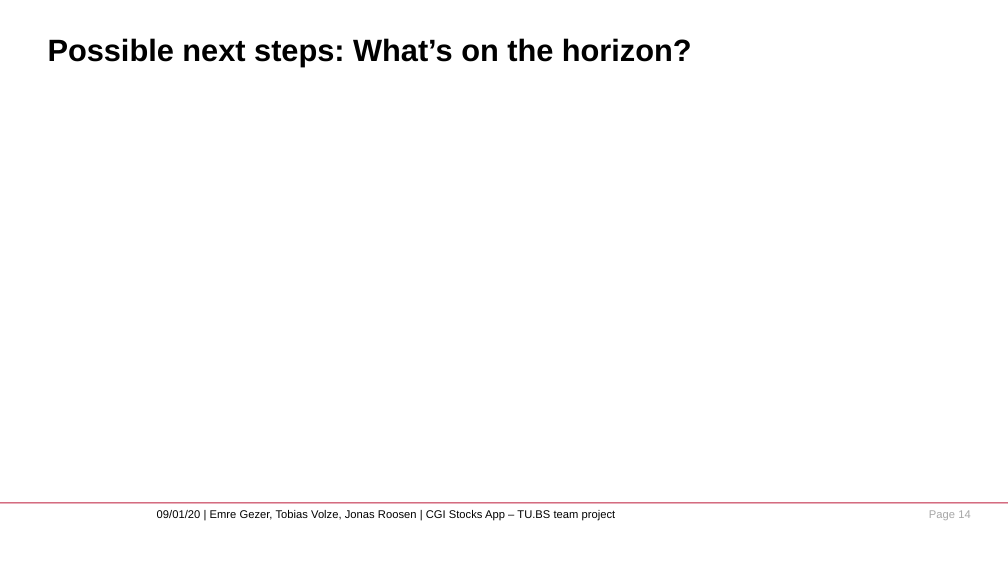
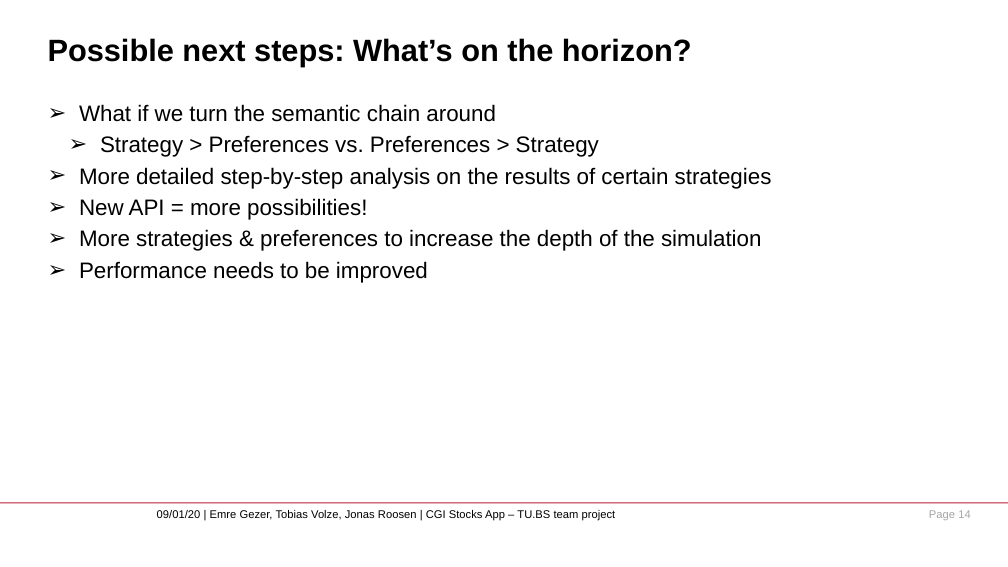
Before and after one commit to neoraven/Teamprojekt_SS20_CGI, a slide deck: slide 14 of presentation/TUBS_CGI_stocks_app_presentation.pptx. Drawn at 1008x567 pixels with LibreOffice and Linux fonts; fonts in the diff are those of the drawing; background and template pictures are left out. Boxes give left, top, right and bottom in pixels: in the first picture for what was removed or moved away, otherwise in the second. Text is boxed around its words. In the diff, an @@ line names an element or a change of style, - is before the commit and + after.

```diff
--- a/presentation/TUBS_CGI_stocks_app_presentation.pptx
+++ b/presentation/TUBS_CGI_stocks_app_presentation.pptx
@@ text added at [79,104,772,283], 16 pt, text #000000 @@
+➢ What if we turn the semantic chain around
+  ➢ Strategy > Preferences vs. Preferences > Strategy
+➢ More detailed step-by-step analysis on the results of certain strategies
+➢ New API = more possibilities!
+➢ More strategies & preferences to increase the depth of the simulation
+➢ Performance needs to be improved
```
Also in this commit, not shown: 1 other slide changed, 6 slides added.
